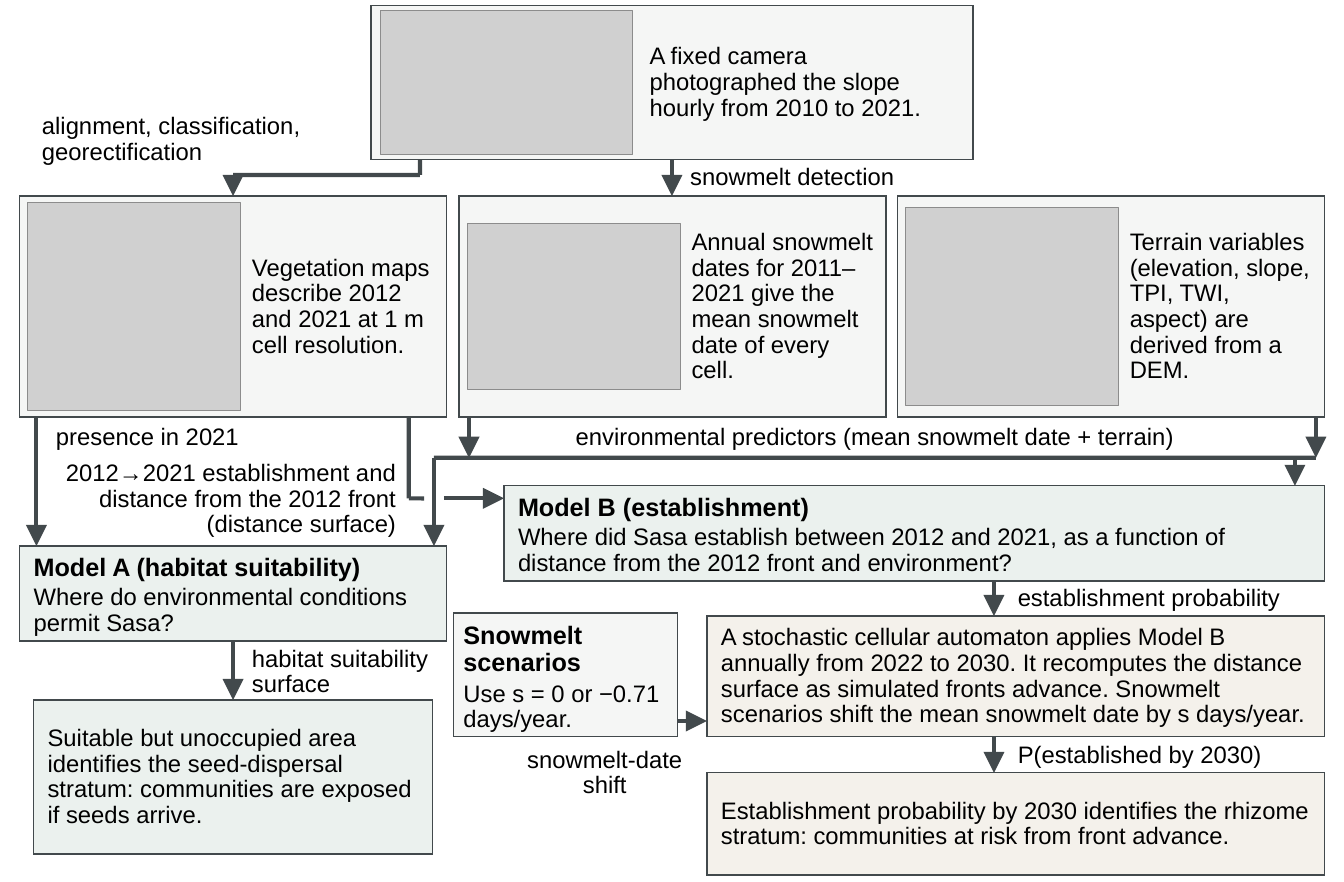
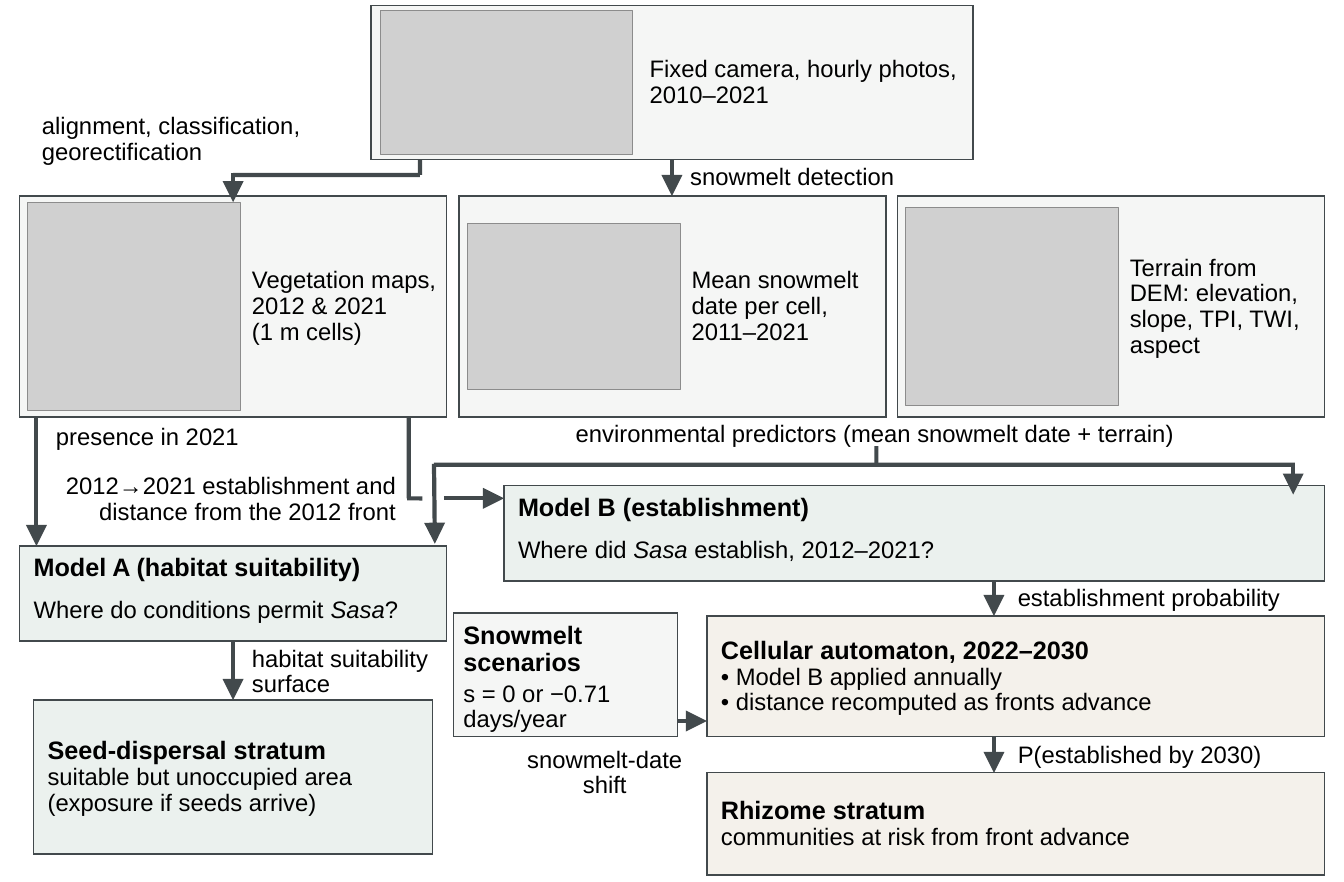
Before and after one commit to 0kam/SasaSDMPaper, a slide deck: slide 1 of paper/files/SasaPaper_Figures_v3.pptx. Drawn at 1344x882 pixels with LibreOffice and Linux fonts; fonts in the diff are those of the drawing; grey boxes stand for pictures. Boxes give left, top, right and bottom in pixels: in the first picture for what was removed or moved away, otherwise in the second. Text is boxed around its words. In the diff, an @@ line names an element or a change of style, - is before the commit and + after.

```diff
--- a/paper/files/SasaPaper_Figures_v3.pptx
+++ b/paper/files/SasaPaper_Figures_v3.pptx
@@ text at [650, 59, 957, 104]: text changed @@
-A fixed camera photographed the slope hourly from 2010 to 2021.
+Fixed camera, hourly photos, 2010–2021
@@ arrow moved from (233, 175) - (233, 196) to (233, 173) - (233, 203) @@
@@ text at [1130, 258, 1299, 358]: text changed @@
-Terrain variables (elevation, slope, TPI, TWI, aspect) are derived from a DEM.
+Terrain from DEM: elevation, slope, TPI, TWI, aspect
@@ text at [252, 270, 436, 345]: text changed @@
-Vegetation maps describe 2012 and 2021 at 1 m cell resolution.
+Vegetation maps, 2012 & 2021 (1 m cells)
@@ text at [692, 270, 859, 341]: text changed @@
-Annual snowmelt dates for 2011–2021 give the mean snowmelt date of every cell.
+Mean snowmelt date per cell, 2011–2021
@@ arrow removed from (469, 417) to (469, 458) @@
@@ arrow removed from (1317, 417) to (1317, 458) @@
@@ line added from (876, 447) to (876, 464), #42494C 3 pt @@
@@ line moved from (435, 458) - (1317, 458) to (435, 465) - (1296, 465) @@
@@ arrow moved from (435, 458) - (435, 546) to (435, 464) - (435, 543) @@
@@ arrow moved from (1296, 458) - (1296, 486) to (1294, 467) - (1294, 495) @@
@@ text at [207, 514, 396, 537]: paragraph removed @@
-(distance surface)
@@ text at [518, 540, 935, 561]: text changed @@
-Where did Sasa establish between 2012 and 2021, as a function of distance from the 2012 front and environment?
+Where did Sasa establish, 2012–2021?
@@ text at [34, 600, 399, 623]: text changed @@
-Where do environmental conditions permit Sasa?
+Where do conditions permit Sasa?
@@ text at [721, 640, 1152, 715]: text changed @@
-A stochastic cellular automaton applies Model B annually from 2022 to 2030. It recomputes the distance surface as simulated fronts advance. Snowmelt scenarios shift the mean snowmelt date by s days/year.
+Cellular automaton, 2022–2030
+• Model B applied annually
+• distance recomputed as fronts advance
@@ text at [463, 685, 610, 732]: text changed @@
-Use s = 0 or −0.71 days/year.
+s = 0 or −0.71 days/year
@@ text at [48, 740, 353, 816]: text changed @@
-Suitable but unoccupied area identifies the seed-dispersal stratum: communities are exposed if seeds arrive.
+Seed-dispersal stratum
+suitable but unoccupied area
+(exposure if seeds arrive)
@@ text at [721, 800, 1130, 846]: text changed @@
-Establishment probability by 2030 identifies the rhizome stratum: communities at risk from front advance.
+Rhizome stratum
+communities at risk from front advance
```
Also in this commit, not shown: 3 other files.
